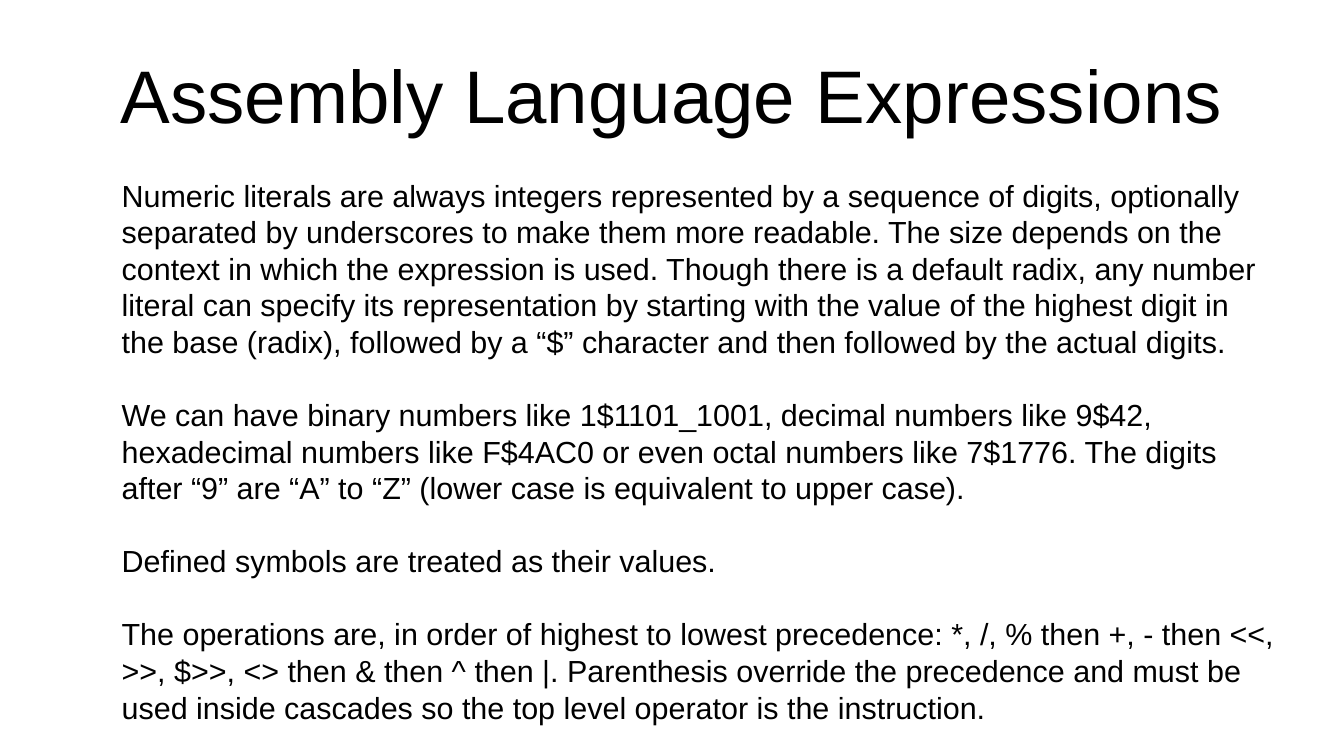
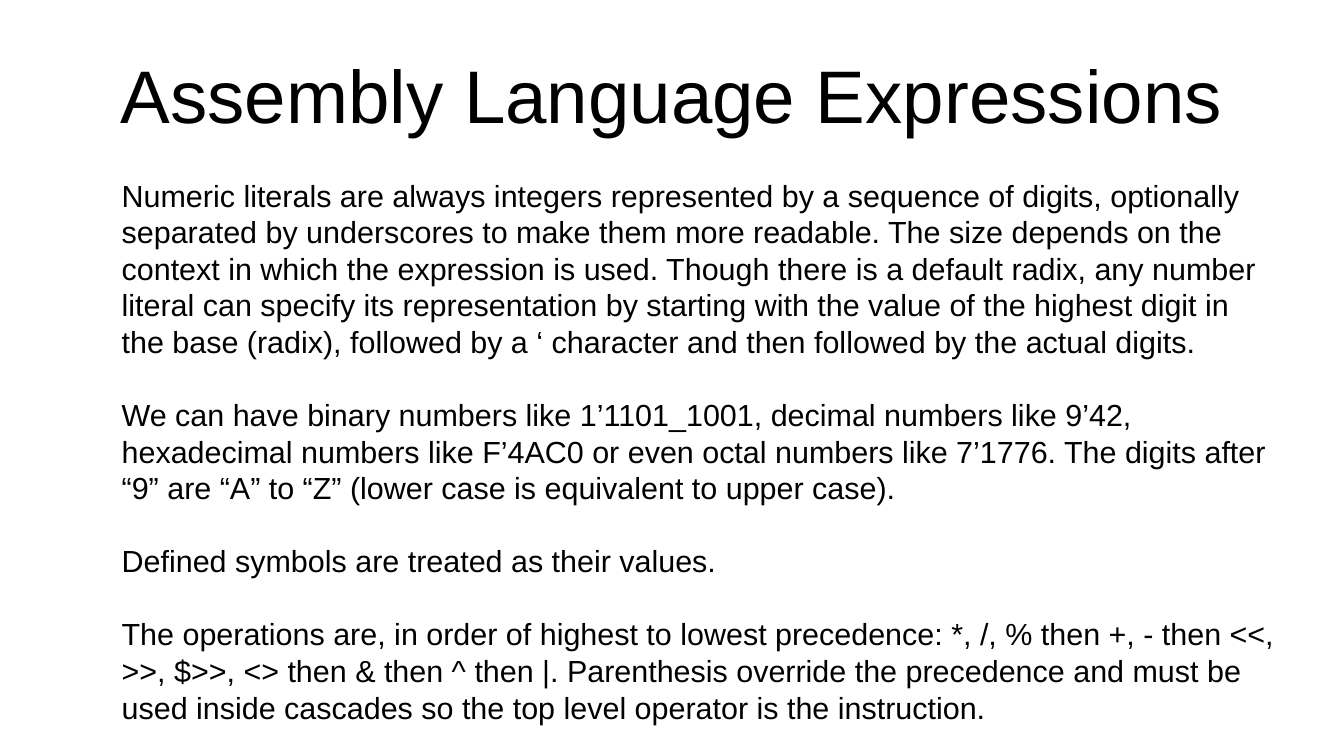
Before and after one commit to jeceljr/baby42, a slide deck: slide 28 of doc/baby42_slides.odp. Drawn at 1344x756 pixels with LibreOffice and Linux fonts; fonts in the diff are those of the drawing. Boxes give left, top, right and bottom in pixels: in the first picture for what was removed or moved away, otherwise in the second. Text is boxed around its words. In the diff, an @@ line names an element or a change of style, - is before the commit and + after.

```diff
--- a/doc/baby42_slides.odp
+++ b/doc/baby42_slides.odp
@@ text at bbox=[122, 185, 1266, 505]: text changed @@
-Numeric literals are always integers represented by a sequence of digits, optionally separated by underscores to make them more readable. The size depends on the context in which the expression is used. Though there is a default radix, any number literal can specify its representation by starting with the value of the highest digit in the base (radix), followed by a “$” character and then followed by the actual digits.
-We can have binary numbers like 1$1101_1001, decimal numbers like 9$42, hexadecimal numbers like F$4AC0 or even octal numbers like 7$1776. The digits after “9” are “A” to “Z” (lower case is equivalent to upper case).
+Numeric literals are always integers represented by a sequence of digits, optionally separated by underscores to make them more readable. The size depends on the context in which the expression is used. Though there is a default radix, any number literal can specify its representation by starting with the value of the highest digit in the base (radix), followed by a ‘ character and then followed by the actual digits.
+We can have binary numbers like 1’1101_1001, decimal numbers like 9’42, hexadecimal numbers like F’4AC0 or even octal numbers like 7’1776. The digits after “9” are “A” to “Z” (lower case is equivalent to upper case).
```
Also in this commit, not shown: 19 other slides changed, 1 slide added, 1 other file.
